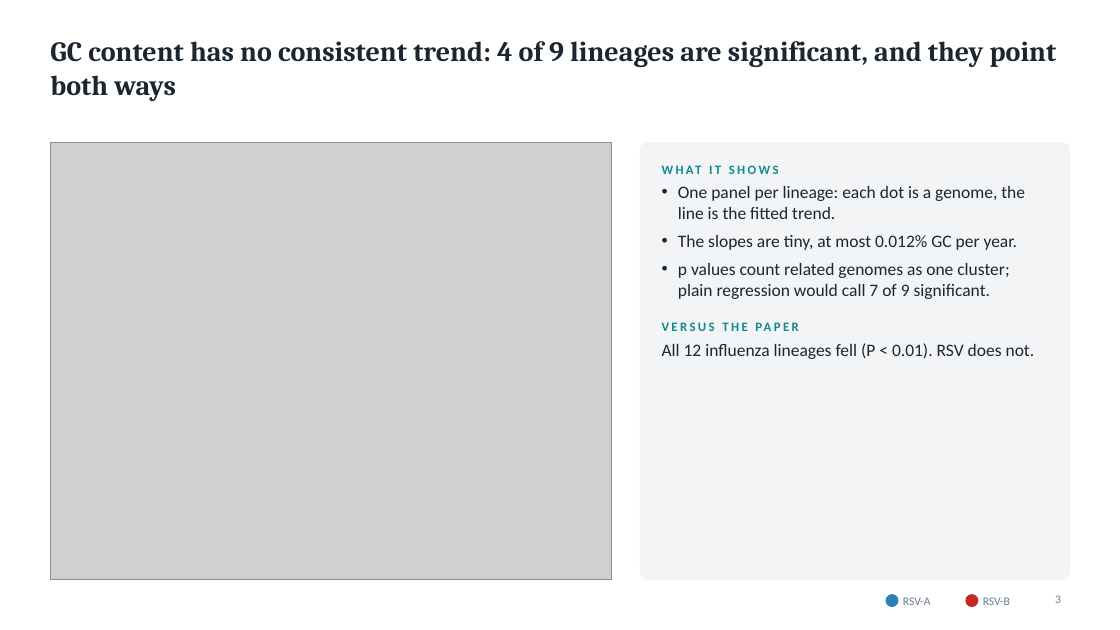
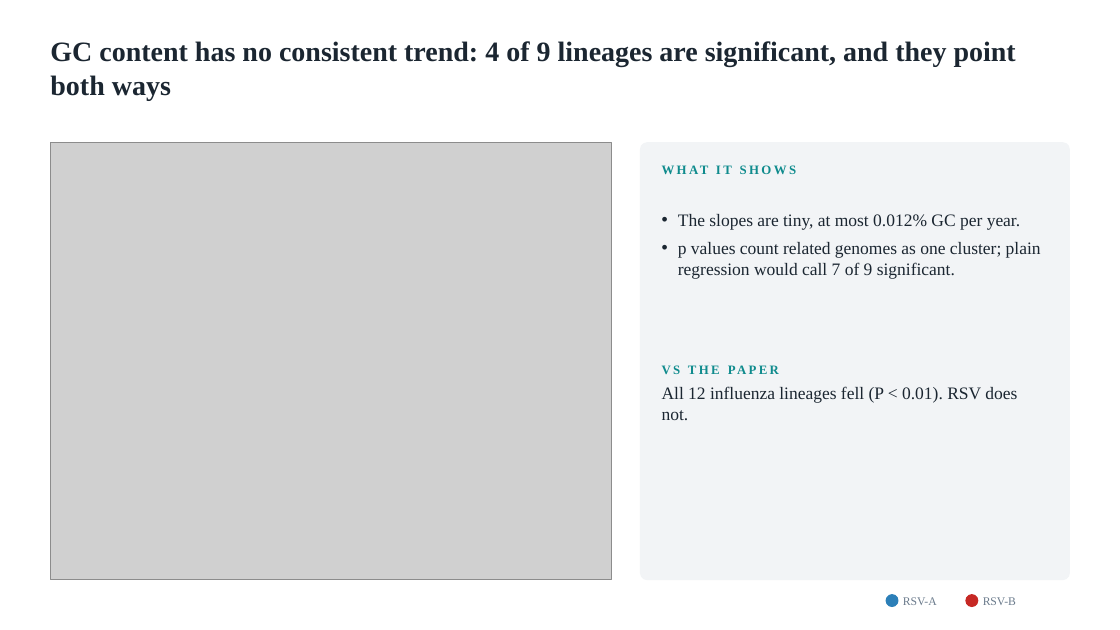
Before and after one commit to Wlimni/RSV, a slide deck: slide 3 of docs/RSV_Results_Update.pptx. Drawn at 1120x630 pixels with LibreOffice and Linux fonts; fonts in the diff are those of the drawing; grey boxes stand for pictures. Boxes give left, top, right and bottom in pixels: in the first picture for what was removed or moved away, otherwise in the second. Text is boxed around its words. In the diff, an @@ line names an element or a change of style, - is before the commit and + after.

```diff
--- a/docs/RSV_Results_Update.pptx
+++ b/docs/RSV_Results_Update.pptx
@@ title "GC content has no consistent ..." at [50,41,1016,100]: font Cambria to Times New Roman @@
@@ text at [662,214,1041,420]: text changed; font Calibri to Times New Roman @@
-VERSUS THE PAPER
+VS THE PAPER
@@ text at [678,186,1025,219]: paragraph removed @@
-• One panel per lineage: each dot is a genome, the line is the fitted trend.
@@ text at [662,214,1041,420]: font Calibri to Times New Roman @@
@@ text "RSV-A" at [903,597,937,605]: font Calibri to Times New Roman @@
@@ text "RSV-B" at [983,597,1016,605]: font Calibri to Times New Roman @@
@@ page number removed at [1055,595,1061,603] @@
-3
```
Also in this commit, not shown: 7 other slides changed, 1 slide removed, 7 other files.
